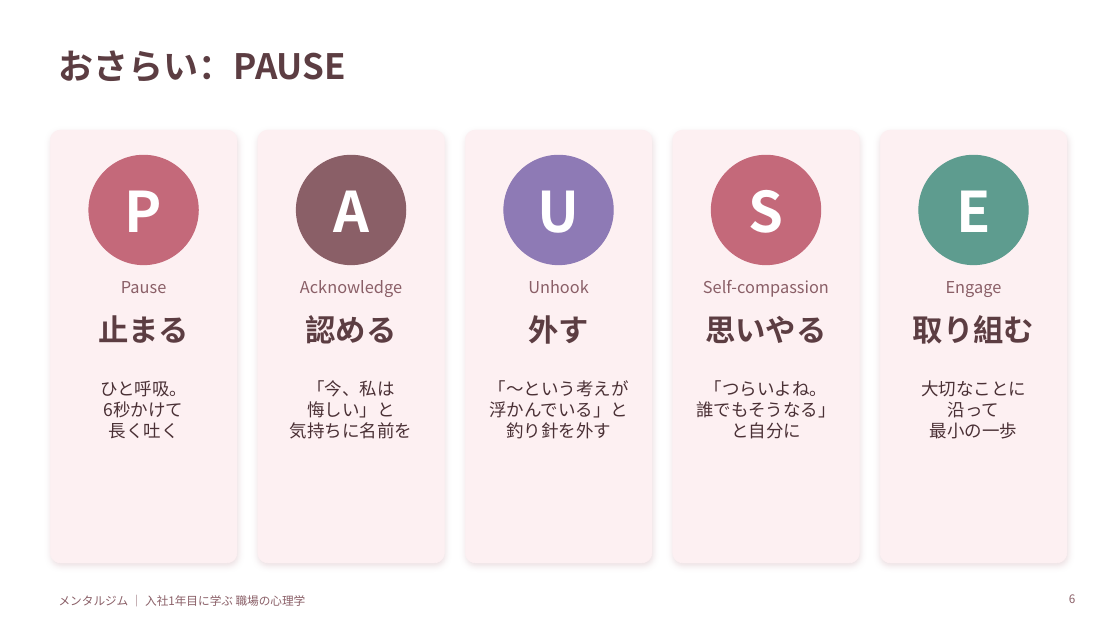
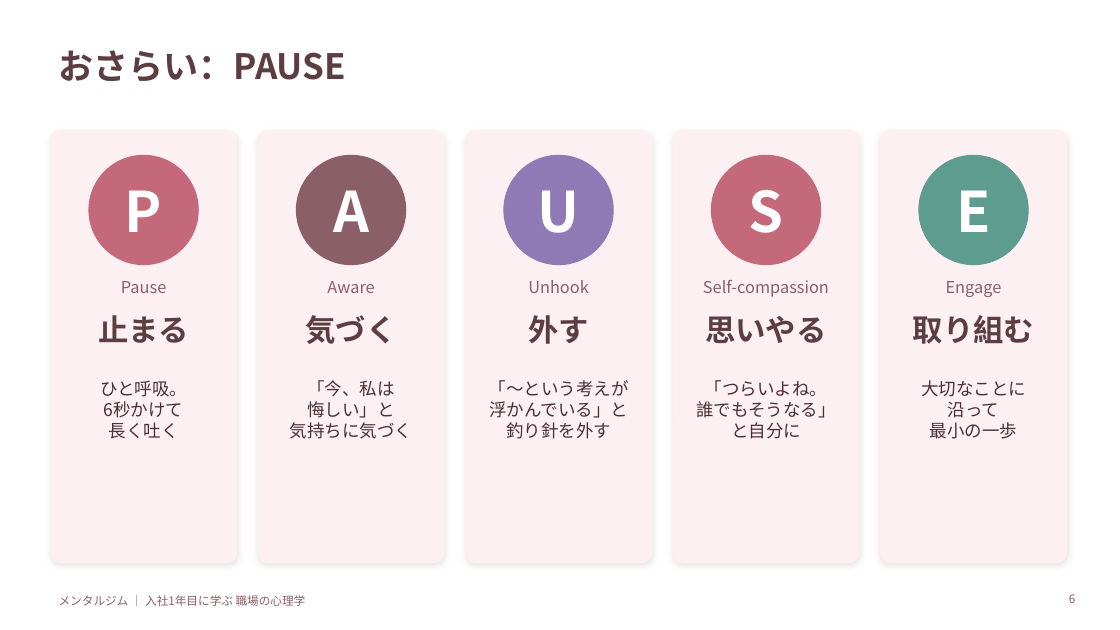
Before and after one commit to cocorest/mentalgym, a slide deck: slide 6 of programs/newcomer-first-year/slides/02_6か月後フォローアップ研修.pptx. Drawn at 1120x630 pixels with LibreOffice and Linux fonts; fonts in the diff are those of the drawing. Boxes give left, top, right and bottom in pixels: in the first picture for what was removed or moved away, otherwise in the second. Text is boxed around its words. In the diff, an @@ line names an element or a change of style, - is before the commit and + after.

```diff
--- a/programs/newcomer-first-year/slides/02_6か月後フォローアップ研修.pptx
+++ b/programs/newcomer-first-year/slides/02_6か月後フォローアップ研修.pptx
@@ text at [327,281,374,293]: text changed @@
-Acknowledge
+Aware
@@ text at [306,315,397,344]: text changed @@
-認める
+気づく
@@ text at [290,422,412,439]: text changed @@
-気持ちに名前を
+気持ちに気づく
```
Also in this commit, not shown: 9 other files.
